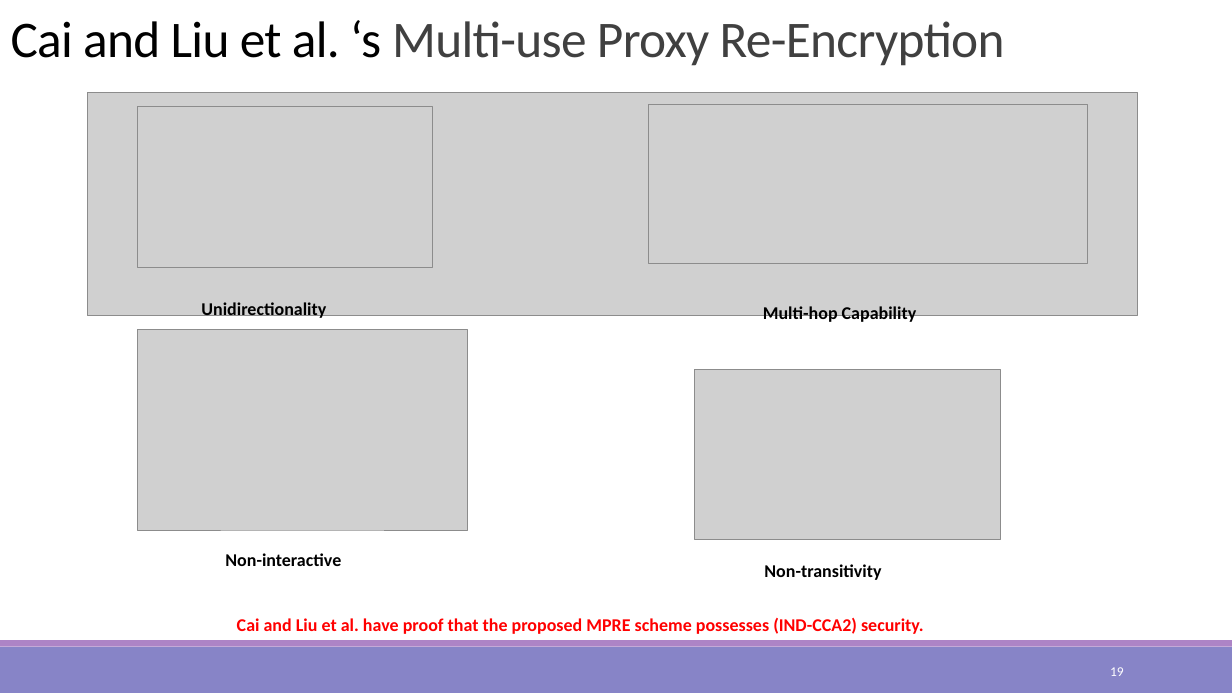
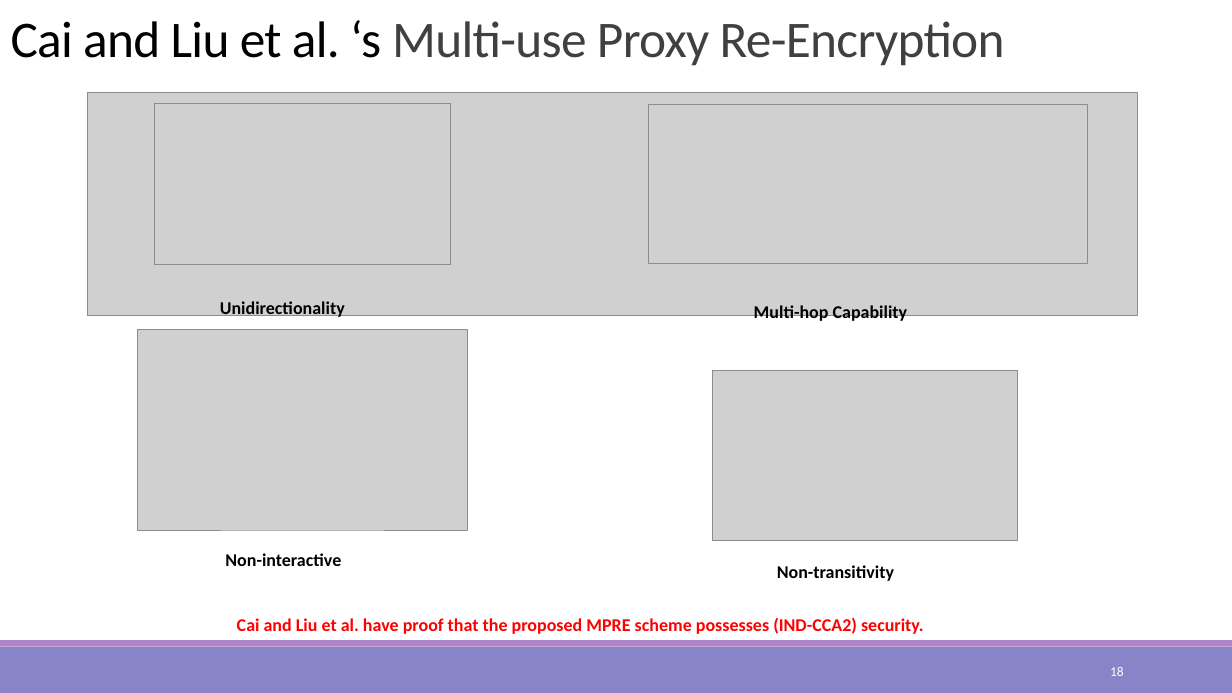
Before and after one commit to kuromasama/Paper, a slide deck: slide 18 of 澤洋 口試.pptx (slide 19 before the commit). Drawn at 1232x693 pixels with LibreOffice and Linux fonts; fonts in the diff are those of the drawing; grey boxes stand for pictures. Boxes give left, top, right and bottom in pixels: in the first picture for what was removed or moved away, otherwise in the second. Text is boxed around its words. In the diff, an @@ line names an element or a change of style, - is before the commit and + after.

```diff
--- a/澤洋 口試.pptx
+++ b/澤洋 口試.pptx
@@ picture: place and size @@
-picture at box(138, 106, 433, 268)
+picture at box(155, 104, 451, 265)
@@ text "Unidirectionality": place and size @@
-text "Unidirectionality" at box(201, 302, 326, 321)
+text "Unidirectionality" at box(220, 301, 345, 320)
@@ text "Multi-hop Capability": place and size @@
-text "Multi-hop Capability" at box(763, 306, 917, 324)
+text "Multi-hop Capability" at box(754, 305, 908, 323)
@@ picture: place and size @@
-picture at box(695, 370, 1001, 540)
+picture at box(713, 371, 1019, 541)
@@ text "Non-transitivity": place and size @@
-text "Non-transitivity" at box(764, 564, 881, 580)
+text "Non-transitivity" at box(777, 565, 894, 581)
@@ page number at box(1110, 667, 1124, 676): text changed @@
-19
+18
```
Also in this commit, not shown: 6 other slides changed, 1 slide removed.
